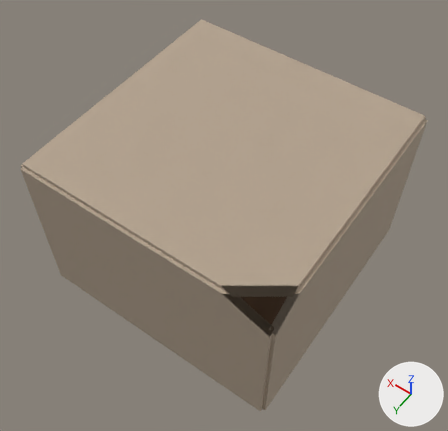
Before and after pictures for a commit that changed the Blender file Blender/CozyStudyRoom/cozystudyroom.blend.
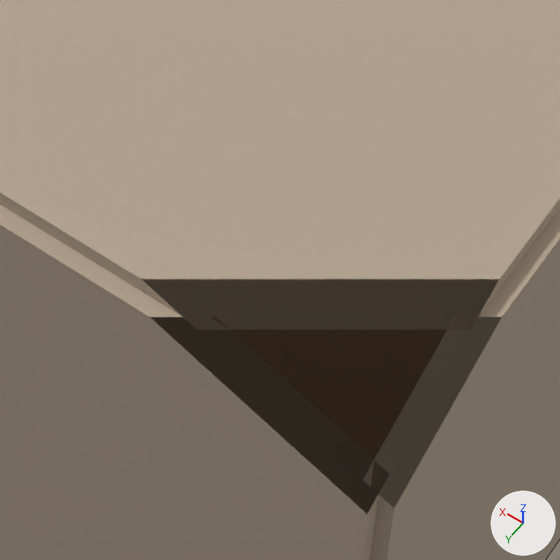
Old and new are each drawn whole from a 50 mm camera at (-3.58, 5.17, 9.04) aimed at (-0.03, 0.2, 1.23) and again close up on the part from 42% to 70% of the width and 52% to 81% of the height. The axes (+X, +Y, +Z) are drawn at lower right. The lights are the same throughout. The first two pictures are the older version. The close-ups show mesh edges as thin lines. Everything nearer to the camera than a plane just in front of the edit is cut away.

Before the edit, the objects in view are built like this:
```python
me_ceiling_mesh = bpy.data.meshes.new('Ceiling_Mesh')
me_ceiling_mesh.from_pydata(...)  # a box spanning x -1.0..1.0, y -1.0..1.0, z -1.0..1.0
me_ceiling_mesh.materials.append(mat_wallpaint_material)  # beige #b3a28e
me_wall_back_mesh = bpy.data.meshes.new('Wall_Back_Mesh')
me_wall_back_mesh.from_pydata(...)  # a box spanning x -1.0..1.0, y -1.0..1.0, z -1.0..1.0
me_wall_back_mesh.materials.append(mat_wallpaint_material)  # beige #b3a28e
me_wall_left_mesh = bpy.data.meshes.new('Wall_Left_Mesh')
me_wall_left_mesh.from_pydata(...)  # a box spanning x -1.0..1.0, y -1.0..1.0, z -1.0..1.0
me_wall_left_mesh.materials.append(mat_wallpaint_material)  # beige #b3a28e
ob_ceiling = bpy.data.objects.new('Ceiling', me_ceiling_mesh)
ob_ceiling.location = (0.0, 0.0, 2.72)
ob_ceiling.scale = (2.05, 2.05, 0.04)
ob_wall_back = bpy.data.objects.new('Wall_Back', me_wall_back_mesh)
ob_wall_back.location = (0.0, 2.05, 1.35)
ob_wall_back.scale = (2.05, 0.05, 1.35)
ob_wall_left = bpy.data.objects.new('Wall_Left', me_wall_left_mesh)
ob_wall_left.location = (-2.05, 0.0, 1.35)
ob_wall_left.scale = (0.05, 2.05, 1.35)
# also in view: 'Floor' at (0.0, 0.0, -0.01)
```
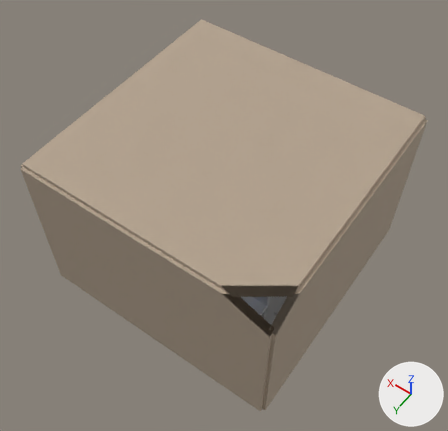
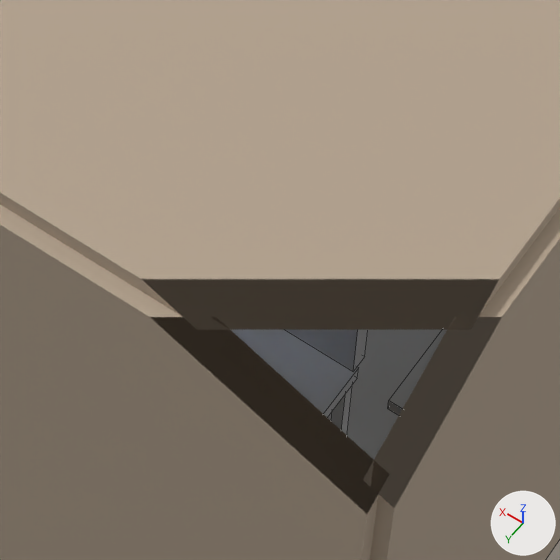
Edits to the bpy script that builds the scene:
```text
Add me_shelf_mesh:
    me_shelf_mesh.from_pydata(...)  # a box spanning x -1.0..1.0, y -1.0..1.0, z -1.0..1.0
Add me_rug_mesh:
    me_rug_mesh.from_pydata(...)  # a box spanning x -1.0..1.0, y -1.0..1.0, z -1.0..1.0
Add me_chair_leg_fl_mesh:
    me_chair_leg_fl_mesh.from_pydata(...)  # a box spanning x -1.0..1.0, y -1.0..1.0, z -1.0..1.0
Add me_chair_back_mesh:
    me_chair_back_mesh.from_pydata(...)  # a box spanning x -1.0..1.0, y -1.0..1.0, z -1.0..1.0
Add me_chair_seat_mesh:
    me_chair_seat_mesh.from_pydata(...)  # a box spanning x -1.0..1.0, y -1.0..1.0, z -1.0..1.0
Add ob_shelf:
    ob_shelf = bpy.data.objects.new('Shelf', me_shelf_mesh)
    ob_shelf.location = (-1.85, 0.9, 1.5)
    ob_shelf.scale = (0.15, 0.45, 0.025)
Add ob_rug:
    ob_rug = bpy.data.objects.new('Rug', me_rug_mesh)
    ob_rug.location = (-0.55, 0.65, 0.012)
    ob_rug.scale = (1.15, 0.9, 0.012)
Add ob_chair_leg_fl:
    ob_chair_leg_fl = bpy.data.objects.new('Chair_Leg_FL', me_chair_leg_fl_mesh)
    ob_chair_leg_fl.location = (-1.26, 0.82, 0.23)
    ob_chair_leg_fl.scale = (0.022, 0.022, 0.23)
Add ob_chair_back:
    ob_chair_back = bpy.data.objects.new('Chair_Back', me_chair_back_mesh)
    ob_chair_back.location = (-1.05, 0.78, 0.75)
    ob_chair_back.scale = (0.24, 0.035, 0.23)
Add ob_chair_seat:
    ob_chair_seat = bpy.data.objects.new('Chair_Seat', me_chair_seat_mesh)
    ob_chair_seat.location = (-1.05, 1.0, 0.46)
    ob_chair_seat.scale = (0.24, 0.22, 0.035)
```

Where the change shows, as pixel boxes [x1, y1, x2, y2] in the close-ups (560 x 560 px):
'Rug', added: after [327, 330, 441, 459]
'Chair_Seat', added: after [231, 330, 359, 417]
'Chair_Back', added: after [286, 330, 368, 371]
'Shelf', added: after [388, 330, 447, 415]
'Chair_Leg_FL', added: after [331, 386, 352, 435]
'Floor', unchanged, covered by the edit: before [231, 330, 447, 459]
